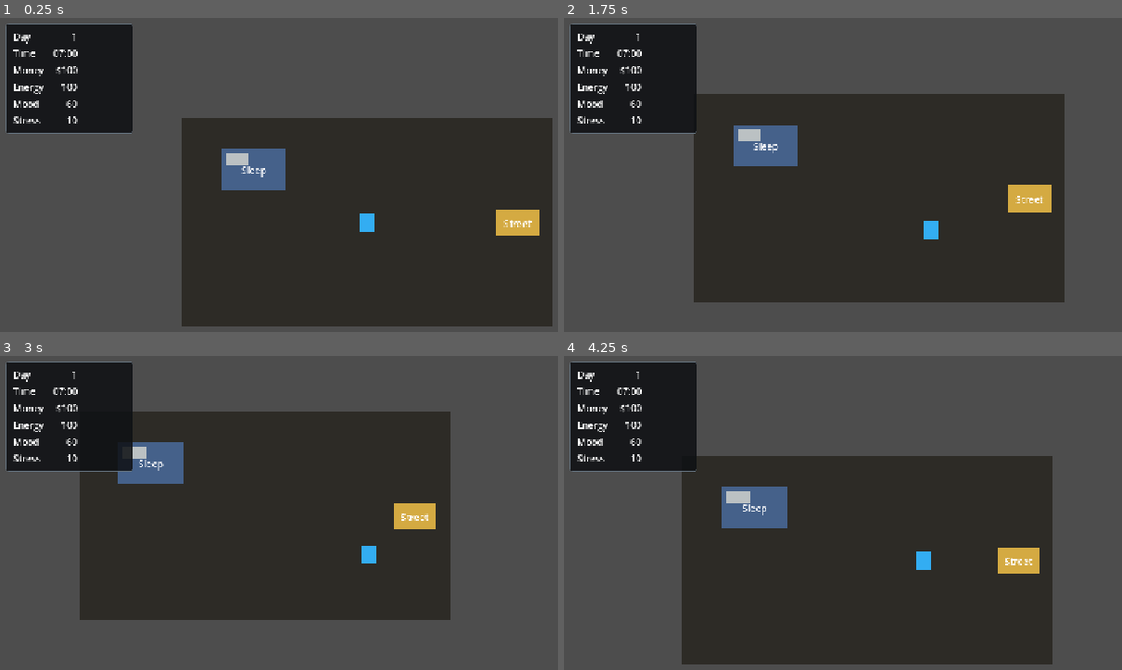
Above: before the commit, frames 1-4 (two rows, left to right).
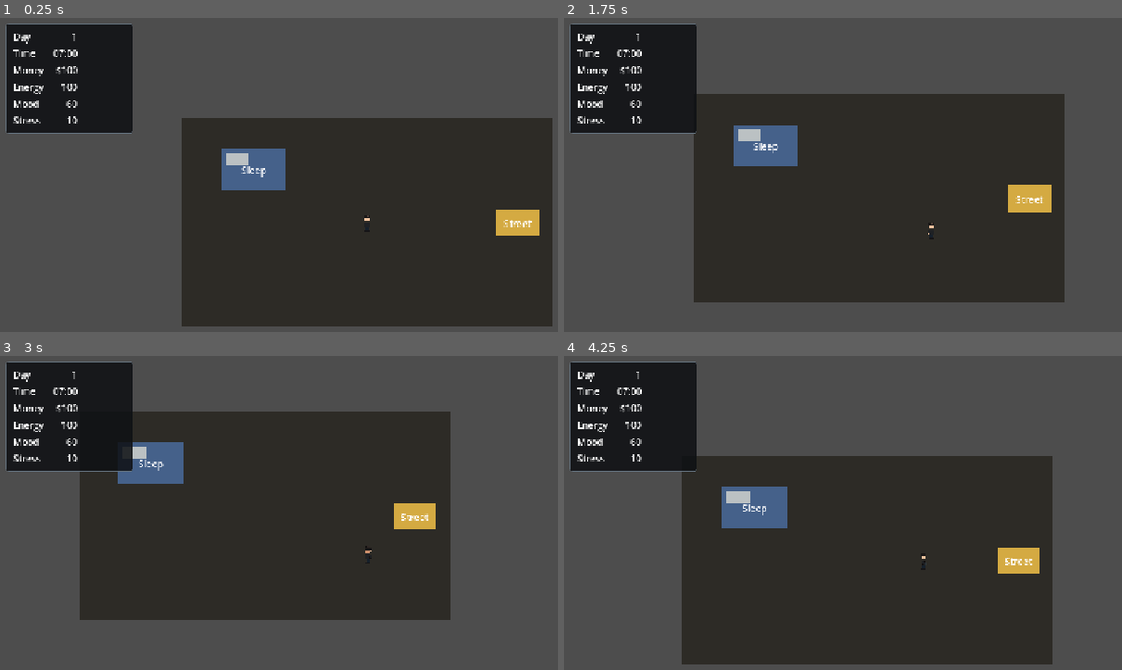
Above: after the commit, the same moments.

Repository: Issac-WYZ/after-work
Game: Godot game, scene res://scenes/apartment/Apartment.tscn
Same seed, same stepped clock (60 frames per second), same inputs: the game is played once before the commit and once after it.
Inputs:
- Up to frame 1 (0.25 s): no input
- Up to frame 2 (1.75 s): tap Enter at 0.5 s; hold D (move_right) 0.53-1.28 s; hold E (interact) 0.53-1.28 s; hold S (move_down) from 1.28 s (still down); tap E (interact) at 1.35 s
- Up to frame 3 (3 s): release S (move_down) at 2.03 s; hold D (move_right) 2.03-2.78 s; hold E (interact) 2.03-2.78 s; hold W (move_up) from 2.78 s (still down); tap E (interact) at 2.85 s
- Up to frame 4 (4.25 s): release W (move_up) at 3.53 s; hold A (move_left) from 3.53 s (still down); hold E (interact) from 3.53 s (still down)

The runs differ from the first frame. In frame 1, 0.2% of the frame differs, in the area x 64-68%, y 62-69%; in frame 2, 0.2%; in frame 3, 0.1%; in frame 4, 0.2%.

Commit message:
docs: prepare art pipeline and player sprite draft

Diff:
--- /dev/null
+++ b/assets/art/characters/player_base_16x32_frames.tres
@@ -0,0 +1,186 @@
+[gd_resource type="SpriteFrames" format=3]
+
+[ext_resource type="Texture2D" path="res://assets/art/characters/player_base_16x32.png" id="1_0184p"]
+
+[sub_resource type="AtlasTexture" id="AtlasTexture_8nc0i"]
+atlas = ExtResource("1_0184p")
+region = Rect2(0, 0, 16, 32)
+
+[sub_resource type="AtlasTexture" id="AtlasTexture_b0xem"]
+atlas = ExtResource("1_0184p")
+region = Rect2(0, 64, 16, 32)
+
+[sub_resource type="AtlasTexture" id="AtlasTexture_6t7vl"]
+atlas = ExtResource("1_0184p")
+region = Rect2(0, 96, 16, 32)
+
+[sub_resource type="AtlasTexture" id="AtlasTexture_vba7l"]
+atlas = ExtResource("1_0184p")
+region = Rect2(0, 32, 16, 32)
+
+[sub_resource type="AtlasTexture" id="AtlasTexture_lspia"]
+atlas = ExtResource("1_0184p")
+region = Rect2(16, 0, 16, 32)
+
+[sub_resource type="AtlasTexture" id="AtlasTexture_ym6be"]
+atlas = ExtResource("1_0184p")
+region = Rect2(32, 0, 16, 32)
+
+[sub_resource type="AtlasTexture" id="AtlasTexture_l1l21"]
+atlas = ExtResource("1_0184p")
+region = Rect2(48, 0, 16, 32)
+
+[sub_resource type="AtlasTexture" id="AtlasTexture_vh1pa"]
+atlas = ExtResource("1_0184p")
+region = Rect2(64, 0, 16, 32)
+
+[sub_resource type="AtlasTexture" id="AtlasTexture_2g2cy"]
+atlas = ExtResource("1_0184p")
+region = Rect2(16, 64, 16, 32)
+
+[sub_resource type="AtlasTexture" id="AtlasTexture_tg80y"]
+atlas = ExtResource("1_0184p")
+region = Rect2(32, 64, 16, 32)
+
+[sub_resource type="AtlasTexture" id="AtlasTexture_owy6q"]
+atlas = ExtResource("1_0184p")
+region = Rect2(48, 64, 16, 32)
+
+[sub_resource type="AtlasTexture" id="AtlasTexture_xjnmc"]
+atlas = ExtResource("1_0184p")
+region = Rect2(64, 64, 16, 32)
+
+[sub_resource type="AtlasTexture" id="AtlasTexture_ef2oc"]
+atlas = ExtResource("1_0184p")
+region = Rect2(16, 96, 16, 32)
+
+[sub_resource type="AtlasTexture" id="AtlasTexture_7wjq4"]
+atlas = ExtResource("1_0184p")
+region = Rect2(32, 96, 16, 32)
+
+[sub_resource type="AtlasTexture" id="AtlasTexture_bfg7y"]
+atlas = ExtResource("1_0184p")
+region = Rect2(48, 96, 16, 32)
+
+[sub_resource type="AtlasTexture" id="AtlasTexture_oh4u3"]
+atlas = ExtResource("1_0184p")
+region = Rect2(64, 96, 16, 32)
+
+[sub_resource type="AtlasTexture" id="AtlasTexture_rbain"]
+atlas = ExtResource("1_0184p")
+region = Rect2(16, 32, 16, 32)
+
+[sub_resource type="AtlasTexture" id="AtlasTexture_0npq4"]
+atlas = ExtResource("1_0184p")
+region = Rect2(32, 32, 16, 32)
+
+[sub_resource type="AtlasTexture" id="AtlasTexture_1w7uc"]
+atlas = ExtResource("1_0184p")
+region = Rect2(48, 32, 16, 32)
+
+[sub_resource type="AtlasTexture" id="AtlasTexture_qt01c"]
+atlas = ExtResource("1_0184p")
+region = Rect2(64, 32, 16, 32)
+
+[resource]
+animations = [{
+"frames": [{
+"duration": 1.0,
+"texture": SubResource("AtlasTexture_8nc0i")
+}],
+"loop": true,
+"name": &"idle_down",
+"speed": 1.0
+}, {
+"frames": [{
+"duration": 1.0,
+"texture": SubResource("AtlasTexture_b0xem")
+}],
+"loop": true,
+"name": &"idle_left",
+"speed": 1.0
+}, {
+"frames": [{
+"duration": 1.0,
+"texture": SubResource("AtlasTexture_6t7vl")
+}],
+"loop": true,
+"name": &"idle_right",
+"speed": 1.0
+}, {
+"frames": [{
+"duration": 1.0,
+"texture": SubResource("AtlasTexture_vba7l")
+}],
+"loop": true,
+"name": &"idle_up",
+"speed": 1.0
+}, {
+"frames": [{
+"duration": 1.0,
+"texture": SubResource("AtlasTexture_lspia")
+}, {
+"duration": 1.0,
+"texture": SubResource("AtlasTexture_ym6be")
+}, {
+"duration": 1.0,
+"texture": SubResource("AtlasTexture_l1l21")
+}, {
+"duration": 1.0,
+"texture": SubResource("AtlasTexture_vh1pa")
+}],
+"loop": true,
+"name": &"walk_down",
+"speed": 8.0
+}, {
+"frames": [{
+"duration": 1.0,
+"texture": SubResource("AtlasTexture_2g2cy")
+}, {
+"duration": 1.0,
+"texture": SubResource("AtlasTexture_tg80y")
+}, {
+"duration": 1.0,
+"texture": SubResource("AtlasTexture_owy6q")
+}, {
+"duration": 1.0,
+"texture": SubResource("AtlasTexture_xjnmc")
+}],
+"loop": true,
+"name": &"walk_left",
+"speed": 8.0
+}, {
+"frames": [{
+"duration": 1.0,
+"texture": SubResource("AtlasTexture_ef2oc")
+}, {
+"duration": 1.0,
+"texture": SubResource("AtlasTexture_7wjq4")
+}, {
+"duration": 1.0,
+"texture": SubResource("AtlasTexture_bfg7y")
+}, {
+"duration": 1.0,
+"texture": SubResource("AtlasTexture_oh4u3")
+}],
+"loop": true,
+"name": &"walk_right",
+"speed": 8.0
+}, {
+"frames": [{
+"duration": 1.0,
+"texture": SubResource("AtlasTexture_rbain")
+}, {
+"duration": 1.0,
+"texture": SubResource("AtlasTexture_0npq4")
+}, {
+"duration": 1.0,
+"texture": SubResource("AtlasTexture_1w7uc")
+}, {
+"duration": 1.0,
+"texture": SubResource("AtlasTexture_qt01c")
+}],
+"loop": true,
+"name": &"walk_up",
+"speed": 8.0
+}]
--- a/scenes/shared/Player.tscn
+++ b/scenes/shared/Player.tscn
@@ -1,6 +1,7 @@
-[gd_scene load_steps=4 format=3]
+[gd_scene load_steps=5 format=3]
 
 [ext_resource type="Script" path="res://scripts/player/player_controller.gd" id="1_player_controller"]
+[ext_resource type="SpriteFrames" path="res://assets/art/characters/player_base_16x32_frames.tres" id="2_player_frames"]
 
 [sub_resource type="RectangleShape2D" id="RectangleShape2D_player"]
 size = Vector2(24, 32)
@@ -11,9 +12,10 @@
 [node name="Player" type="CharacterBody2D"]
 script = ExtResource("1_player_controller")
 
-[node name="Visual" type="Polygon2D" parent="."]
-color = Color(0.2, 0.68, 0.95, 1)
-polygon = PackedVector2Array(-12, -16, 12, -16, 12, 16, -12, 16)
+[node name="AnimatedSprite2D" type="AnimatedSprite2D" parent="."]
+texture_filter = 1
+sprite_frames = ExtResource("2_player_frames")
+animation = &"idle_down"
 
 [node name="CollisionShape2D" type="CollisionShape2D" parent="."]
 shape = SubResource("RectangleShape2D_player")
--- a/scripts/player/player_controller.gd
+++ b/scripts/player/player_controller.gd
@@ -2,13 +2,16 @@
 
 @export var move_speed: float = 120.0
 
+@onready var animated_sprite: AnimatedSprite2D = $AnimatedSprite2D
 @onready var interaction_detector: Area2D = $InteractionDetector
 
 var _nearby_interactables: Array[Area2D] = []
+var _last_direction := "down"
 
 func _ready() -> void:
 	interaction_detector.area_entered.connect(_on_interaction_area_entered)
 	interaction_detector.area_exited.connect(_on_interaction_area_exited)
+	_play_idle_animation()
 
 func _physics_process(_delta: float) -> void:
 	var input_direction := Input.get_vector(
@@ -20,6 +23,7 @@
 
 	velocity = input_direction * move_speed
 	move_and_slide()
+	_update_animation(input_direction)
 
 func _unhandled_input(event: InputEvent) -> void:
 	if event.is_action_pressed("interact"):
@@ -53,3 +57,30 @@
 
 func _sort_by_distance_to_player(a: Area2D, b: Area2D) -> bool:
 	return global_position.distance_squared_to(a.global_position) < global_position.distance_squared_to(b.global_position)
+
+func _update_animation(input_direction: Vector2) -> void:
+	if input_direction == Vector2.ZERO:
+		_play_idle_animation()
+		return
+
+	_last_direction = _get_direction_name(input_direction)
+	_play_animation("walk_%s" % _last_direction)
+
+func _get_direction_name(input_direction: Vector2) -> String:
+	if absf(input_direction.x) > absf(input_direction.y):
+		if input_direction.x > 0.0:
+			return "right"
+		return "left"
+
+	if input_direction.y > 0.0:
+		return "down"
+	return "up"
+
+func _play_idle_animation() -> void:
+	_play_animation("idle_%s" % _last_direction)
+
+func _play_animation(animation_name: String) -> void:
+	if animated_sprite.animation == animation_name and animated_sprite.is_playing():
+		return
+
+	animated_sprite.play(animation_name)
Not shown, added: assets/art/characters/player_base_16x32.png.import
Not shown, changed: .gitignore
Not shown, changed: DEVLOG.md
Not shown, changed: docs/ASSET_LIST.md
